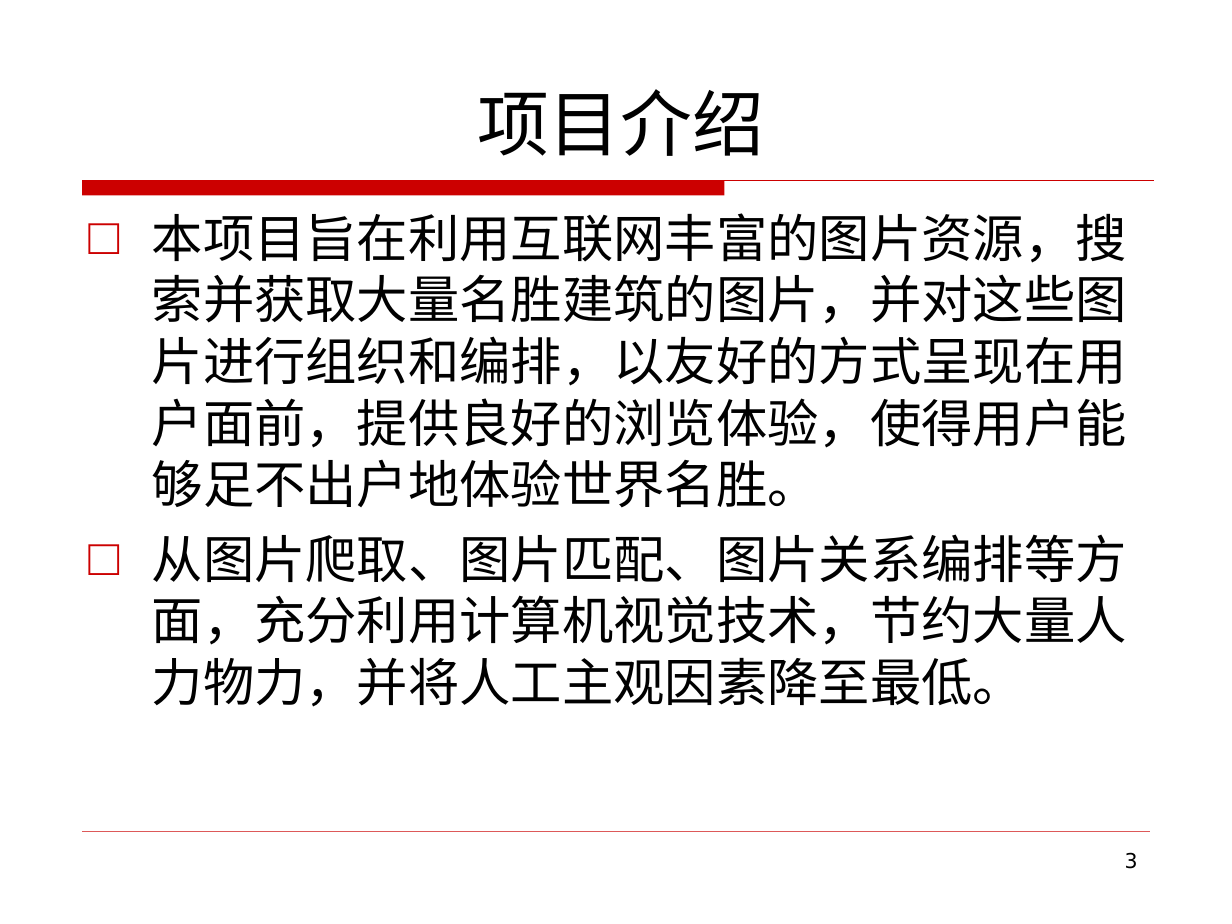
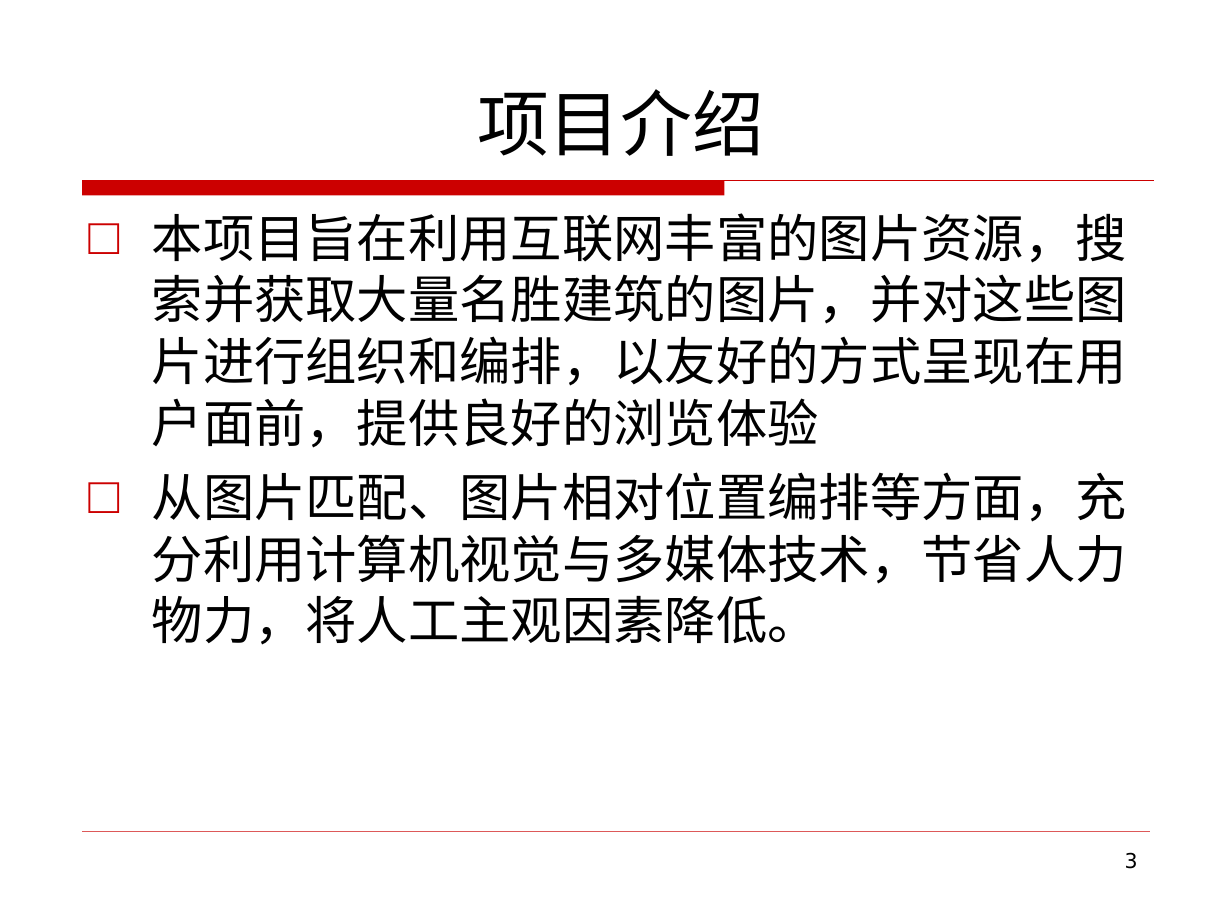
Before and after one commit to zym1010/photo_tourism_ZJU, a slide deck: slide 3 of ppt/基于相似图像及矩阵分解的景物浏览系统结题.ppt. Drawn at 1232x924 pixels with LibreOffice and Linux fonts; fonts in the diff are those of the drawing. Boxes give left, top, right and bottom in pixels: in the first picture for what was removed or moved away, otherwise in the second. Text is boxed around its words. In the diff, an @@ line names an element or a change of style, - is before the commit and + after.

```diff
--- a/ppt/基于相似图像及矩阵分解的景物浏览系统结题.ppt
+++ b/ppt/基于相似图像及矩阵分解的景物浏览系统结题.ppt
@@ text at (152, 213, 1127, 645): text changed @@
-□ 本项目旨在利用互联网丰富的图片资源，搜索并获取大量名胜建筑的图片，并对这些图片进行组织和编排，以友好的方式呈现在用户面前，提供良好的浏览体验，使得用户能够足不出户地体验世界名胜。
-□ 从图片爬取、图片匹配、图片关系编排等方面，充分利用计算机视觉技术，节约大量人力物力，并将人工主观因素降至最低。
+□ 本项目旨在利用互联网丰富的图片资源，搜索并获取大量名胜建筑的图片，并对这些图片进行组织和编排，以友好的方式呈现在用户面前，提供良好的浏览体验
+□ 从图片匹配、图片相对位置编排等方面，充分利用计算机视觉与多媒体技术，节省人力物力，将人工主观因素降低。
```
Also in this commit, not shown: 9 other slides changed, 9 slides added, 2 slides removed.
